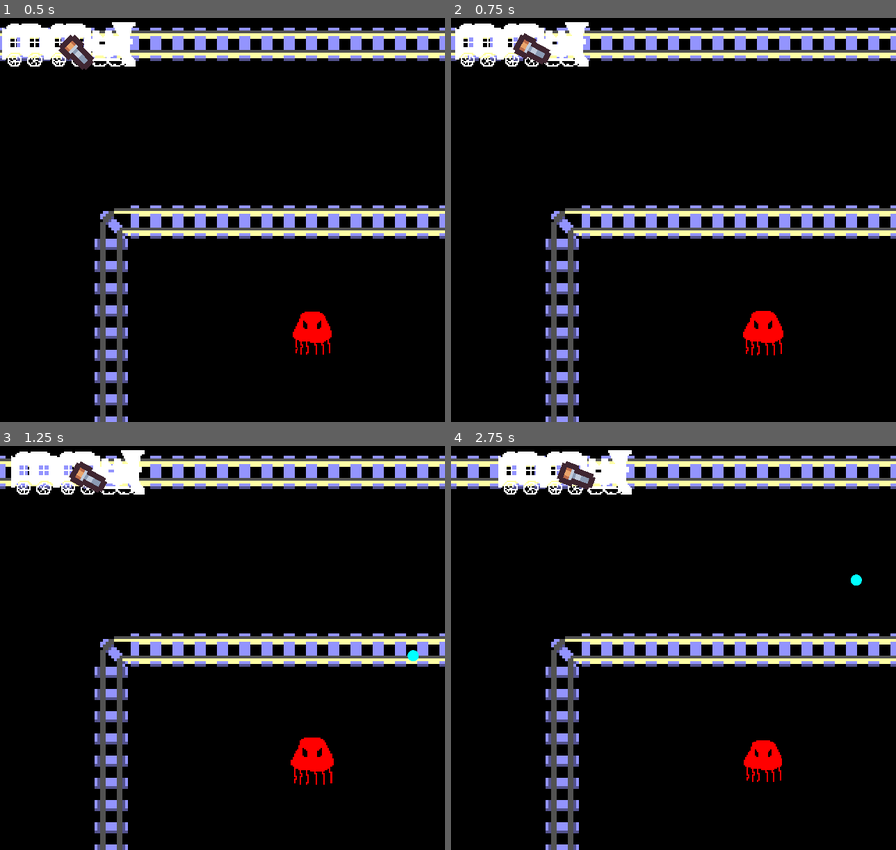
Above: before the commit, frames 1-4 (two rows, left to right).
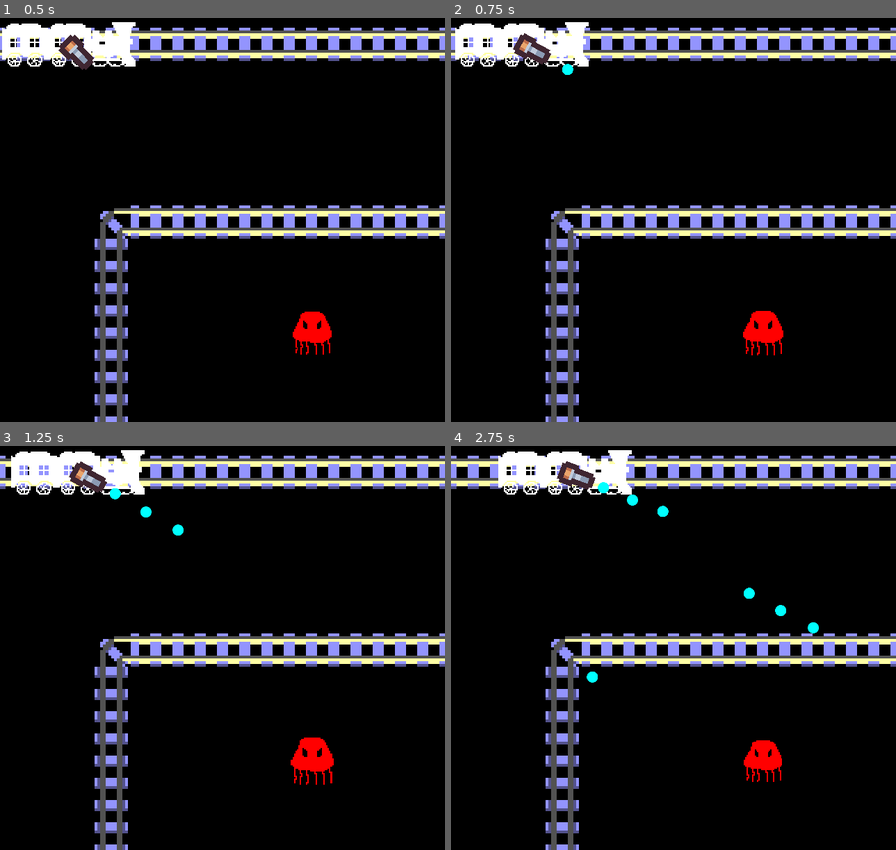
Above: after the commit, the same moments.

Repository: hughbagan/war-train
Game: Godot game, scene res://scenes/level.tscn
The game is run twice, just before and just after one commit, with the same random seed, the same clock (stepped at 60 frames per second) and the same inputs.
Inputs (mouse positions are in pixels of both pictures, inside the frame that each line leads up to):
- Up to frame 1 (0.5 s): no input
- Up to frame 2 (0.75 s): move the mouse to (771, 179) at 0.52 s; press the mouse at (771, 179) at 0.53 s; hold W (throttle_up) from 0.53 s (still down)
- Up to frame 3 (1.25 s): keep holding W (throttle_up)
- Up to frame 4 (2.75 s): move the mouse to (584, 652) at 1.27 s; release W (throttle_up) at 1.28 s; release the mouse at (584, 652) at 1.28 s; hold S (throttle_down) 1.28-2.03 s; click (584, 652) at 1.35 s; move the mouse to (718, 530) at 2.02 s; press the mouse at (718, 530) at 2.03 s; hold W (throttle_up) from 2.03 s (still down)

Frame 1 is identical in both runs. In frame 2, less than 0.1% of the frame differs, in the area x 25-28%, y 11-15%; in frame 3, 0.2%; in frame 4, 0.5%, in the area x 30-93%, y 8-59%.

Commit message:
Make gun_car shoot more many slow bullets

Diff:
--- a/scenes/bullet/bullet.gd
+++ b/scenes/bullet/bullet.gd
@@ -2,7 +2,7 @@
 
 @onready var level_ref:Node2D = find_parent("Level")
 static var bullet_scene:Resource = load("res://scenes/bullet/bullet.tscn")
-const speed:float = 1000.0
+const speed:float = 100.0
 var creator:Node2D
 var direction:Vector2
 var damage:float
--- a/scenes/enemy/enemy.gd
+++ b/scenes/enemy/enemy.gd
@@ -1,13 +1,13 @@
 class_name Enemy extends CharacterBody2D
 
+@onready var sprite:AnimatedSprite2D = $AnimatedSprite2D
+@onready var size:float = sprite.sprite_frames.get_frame_texture('default', 0).get_size().x
 enum States {SENTRY, FOLLOW}
 var state:States = States.SENTRY
 var following:Node2D
-@onready var sprite:AnimatedSprite2D = $AnimatedSprite2D
-@onready var size:float = sprite.sprite_frames.get_frame_texture('default', 0).get_size().x
 var scale_x:float = 0.0
 var movespeed:float = 50.0
-var hp:float = 2.0
+var hp:float = 4.0
 var damage:float = 0.1
 
 
--- a/scenes/gun_car/gun_car.gd
+++ b/scenes/gun_car/gun_car.gd
@@ -4,11 +4,11 @@
 @onready var barrel:Node2D = $Turret/Barrel
 var shoot_timer:float = 0.0
 var burst_timer:float = 0.0
-var shoot_interval:float = 1.0 # time between rounds in seconds
-var burst_interval:float = 0.25 # time between individual shots
-var burst_rounds:int = 0
-var burst_max:int = 2
-var damage:float = 1.0
+var shoot_interval:float = 0.25 # time between rounds in seconds
+var burst_interval:float = 0.01 # time between individual shots
+var burst_max:int = 1 # total number of rounds in a mag
+var burst_rounds:int = 0 # number of rounds left in the mag
+var damage:float = 1.0 # passed to bullet
 
 
 func _ready():
--- a/scenes/gun_car/gun_car.tscn
+++ b/scenes/gun_car/gun_car.tscn
@@ -12,6 +12,8 @@
 texture = ExtResource("3_hw2h2")
 
 [node name="Turret" type="Sprite2D" parent="." index="6"]
+z_index = 1
+z_as_relative = false
 texture_filter = 1
 texture = ExtResource("3_5cg8p")
 offset = Vector2(0, 8)
@@ -19,5 +21,4 @@
 region_rect = Rect2(160, 320, 32, 32)
 
 [node name="Barrel" type="Node2D" parent="Turret" index="0"]
-z_index = 2
-position = Vector2(0, 44)
+position = Vector2(0, 22)
